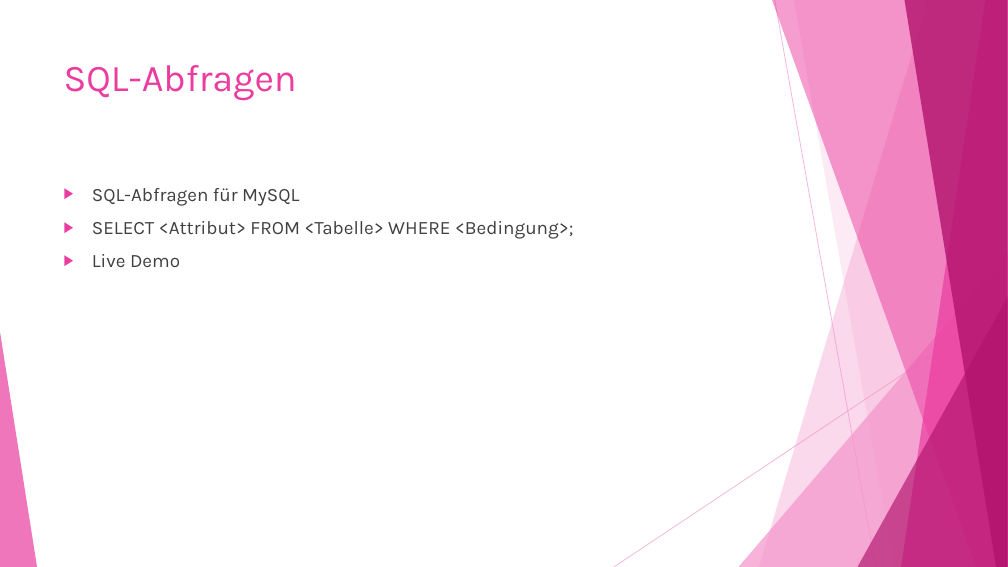
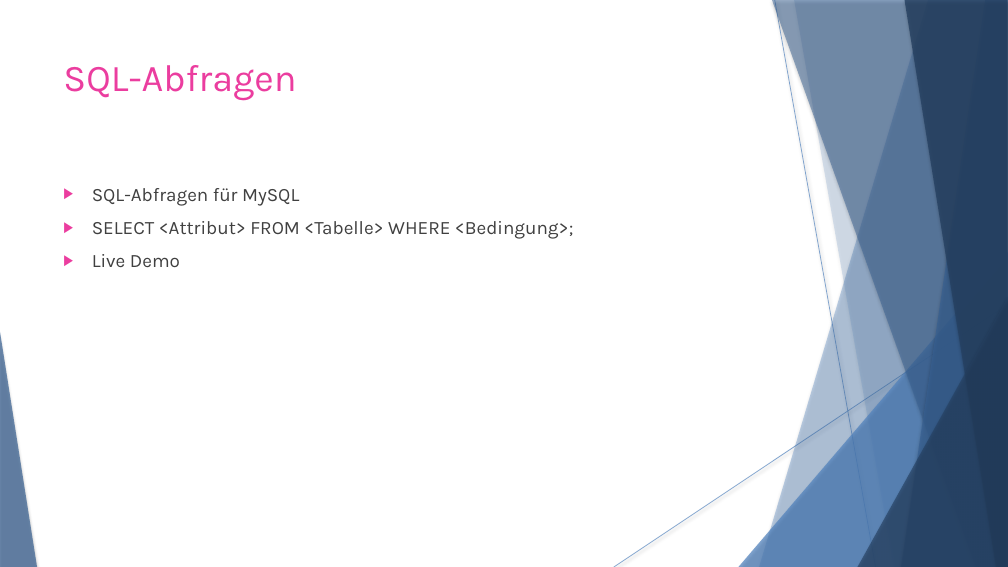
Before and after one commit to WieseGmbH-Datenbanken/Datenbank, a slide deck: slide 9 of Mobile Teile EndPräsi.pptx (slide 8 before the commit). Drawn at 1008x567 pixels with LibreOffice and Linux fonts; fonts in the diff are those of the drawing. Boxes give left, top, right and bottom in pixels: in the first picture for what was removed or moved away, otherwise in the second. Text is boxed around its words. In the diff, an @@ line names an element or a change of style, - is before the commit and + after.

Commit message:
Abfragen und Präsi überarbeitet

```diff
--- a/Mobile Teile EndPräsi.pptx
+++ b/Mobile Teile EndPräsi.pptx
@@ freeform shape at [759, 0, 1008, 567]: fill #F496CB at 36% opacity to #4F81BD at 36% opacity; shadow on @@
@@ freeform shape at [772, 0, 1008, 567]: fill #EB3D9F at 50% opacity to #376092 at 50% opacity; shadow on @@
@@ line (775, 0) - (876, 567): stroke #F496CB 0.75 pt to #4F81BD 0.74 pt @@
@@ freeform shape at [794, 0, 1008, 567]: fill #F496CB at 20% opacity to #4F81BD at 20% opacity; shadow on; outline redrawn @@
@@ freeform shape at [901, 0, 1008, 567]: fill #EB3D9F at 70% opacity to #376092 at 70% opacity; shadow on @@
@@ freeform shape at [904, 0, 1008, 567]: fill #B2136D at 80% opacity to #254061 at 80% opacity; shadow on @@
@@ text "SQL-Abfragen für MySQL" at [92, 188, 574, 267]: indent changed @@
@@ triangle at [739, 252, 1008, 567]: fill #F496CB at 72% opacity to #4F81BD at 72% opacity; shadow on @@
@@ triangle at [858, 297, 1008, 567]: fill #B2136D at 66% opacity to #254061 at 66% opacity; shadow on @@
@@ line (1008, 305) - (614, 567): stroke #F496CB 0.75 pt to #4F81BD 0.74 pt @@
@@ triangle at [0, 332, 37, 567]: fill #EB3D9F at 70% opacity to #376092 at 70% opacity; shadow on @@
```
Also in this commit, not shown: 9 other slides changed, 1 slide added, 1 other file.
